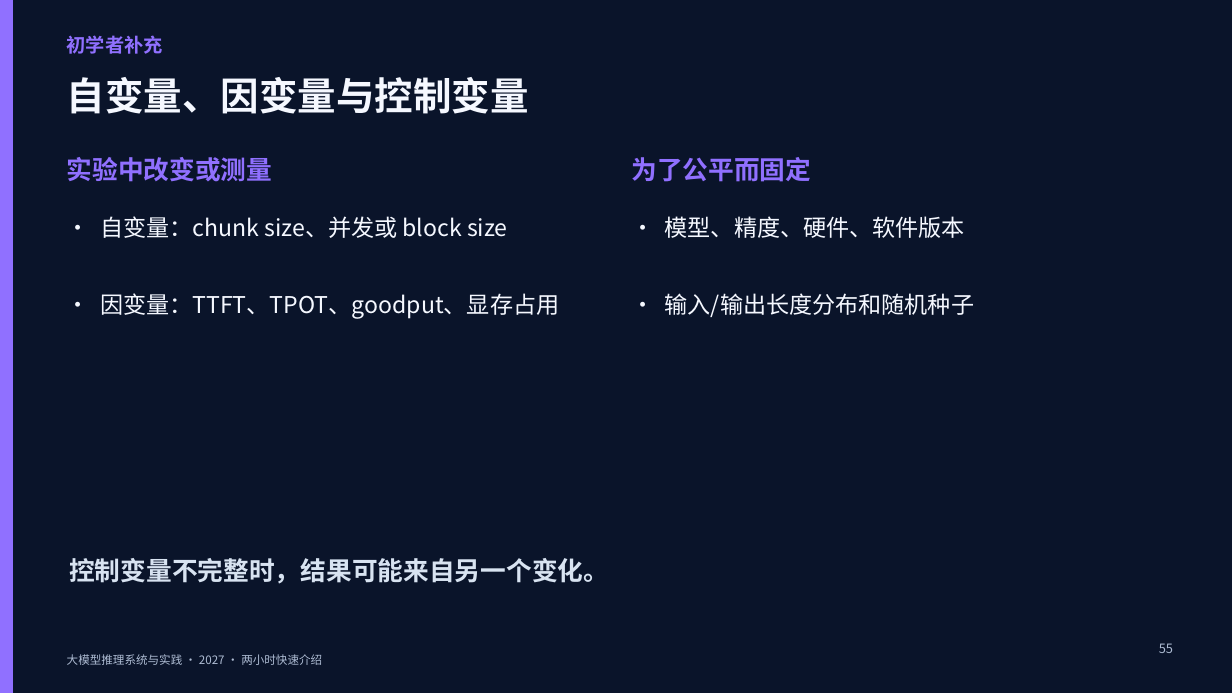
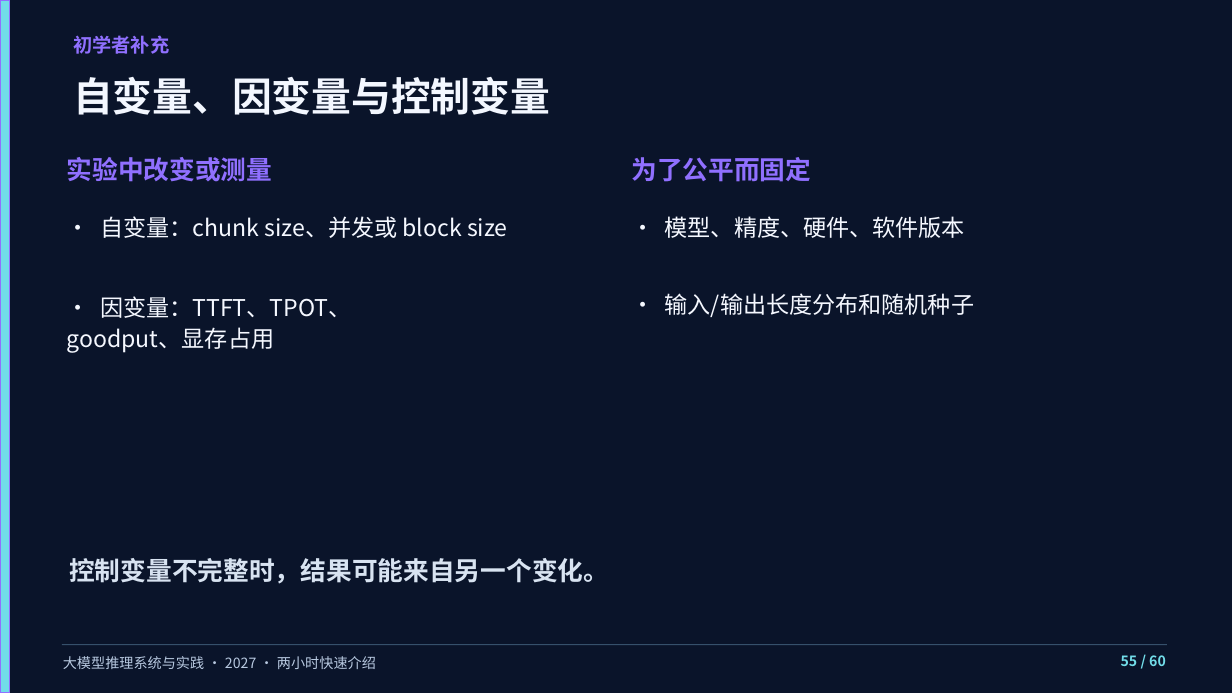
Before and after one commit to vLLM-HUST/intro-to-llm-inference-engines, a slide deck: slide 55 of build/slides/2027/course-overview/LLM推理系统_两小时快速介绍.pptx. Drawn at 1232x693 pixels with LibreOffice and Linux fonts; fonts in the diff are those of the drawing. Boxes give left, top, right and bottom in pixels: in the first picture for what was removed or moved away, otherwise in the second. Text is boxed around its words. In the diff, an @@ line names an element or a change of style, - is before the commit and + after.

Commit message:
Refine the projection layout across all ten course decks

```diff
--- a/build/slides/2027/course-overview/LLM推理系统_两小时快速介绍.pptx
+++ b/build/slides/2027/course-overview/LLM推理系统_两小时快速介绍.pptx
@@ rectangle resized from (x1=0, y1=0, x2=13, y2=693) to (x1=0, y1=0, x2=9, y2=693) @@
@@ rectangle at (x1=0, y1=0, x2=9, y2=693): fill #9070FF to #72DDE9 @@
@@ text "初学者补充" moved from (x1=67, y1=35, x2=163, y2=54) to (x1=73, y1=35, x2=169, y2=54) @@
@@ text "自变量、因变量与控制变量" at (x1=73, y1=77, x2=550, y2=115): size 30 to 31 pt, text colour #F5F8FF to #F3F7FF @@
@@ text at (x1=67, y1=296, x2=352, y2=353): text changed @@
-• 因变量：TTFT、TPOT、goodput、显存占用
+• 因变量：TTFT、TPOT、
+goodput、显存占用
@@ rectangle added at (x1=62, y1=644, x2=1167, y2=645), fill #36506B @@
@@ text "大模型推理系统与实践 · 2027 · 两小时快速介绍" at (x1=63, y1=656, x2=376, y2=669): size 9 to 11 pt, text colour #AEBCD3 to #B8C9E0; line spacing 1 to 1.1 @@
@@ rectangle removed at (x1=1119, y1=637, x2=1183, y2=670) @@
@@ text at (x1=1121, y1=655, x2=1166, y2=666): text changed; size 10 to 11 pt; text colour #AEBCD3 to #72DDE9; bold on @@
-55
+55 / 60
```
Also in this commit, not shown: 59 other slides changed, 9 other files.
